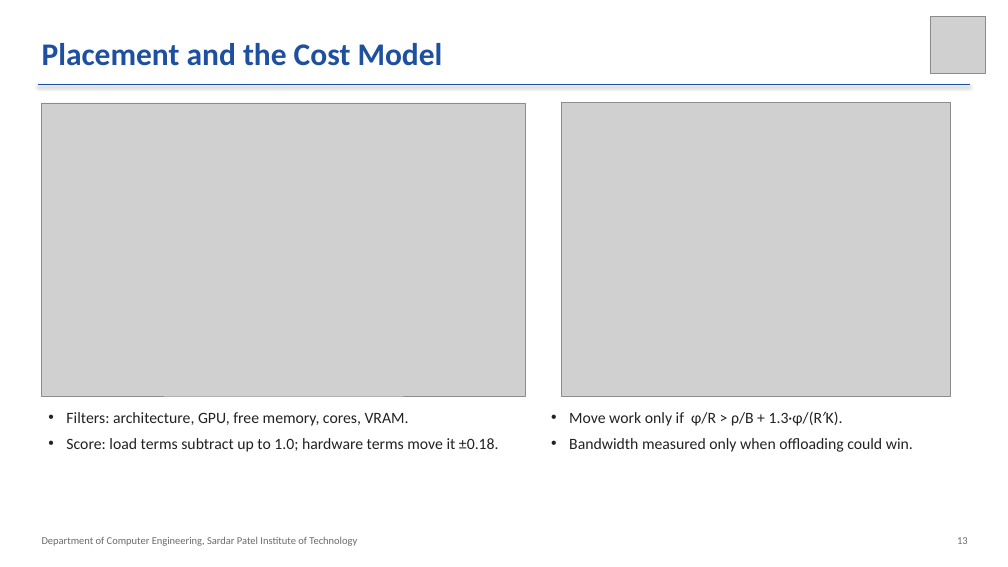
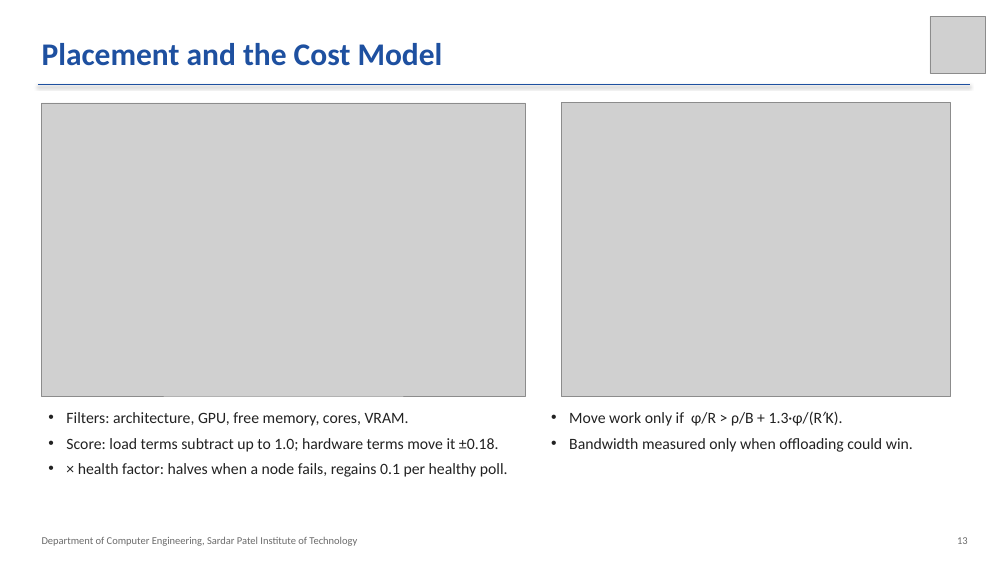
Before and after one commit to vinayakyadav2709/Pipedpeer, a slide deck: slide 13 of docs/presentation/PipedPeer-ESE.pptx. Drawn at 1008x567 pixels with LibreOffice and Linux fonts; fonts in the diff are those of the drawing; grey boxes stand for pictures. Boxes give left, top, right and bottom in pixels: in the first picture for what was removed or moved away, otherwise in the second. Text is boxed around its words. In the diff, an @@ line names an element or a change of style, - is before the commit and + after.

```diff
--- a/docs/presentation/PipedPeer-ESE.pptx
+++ b/docs/presentation/PipedPeer-ESE.pptx
@@ text at <box>78,463,508,477</box>: paragraph added @@
+• × health factor: halves when a node fails, regains 0.1 per healthy poll.
```
Also in this commit, not shown: 1 other slide changed, 12 other files.
